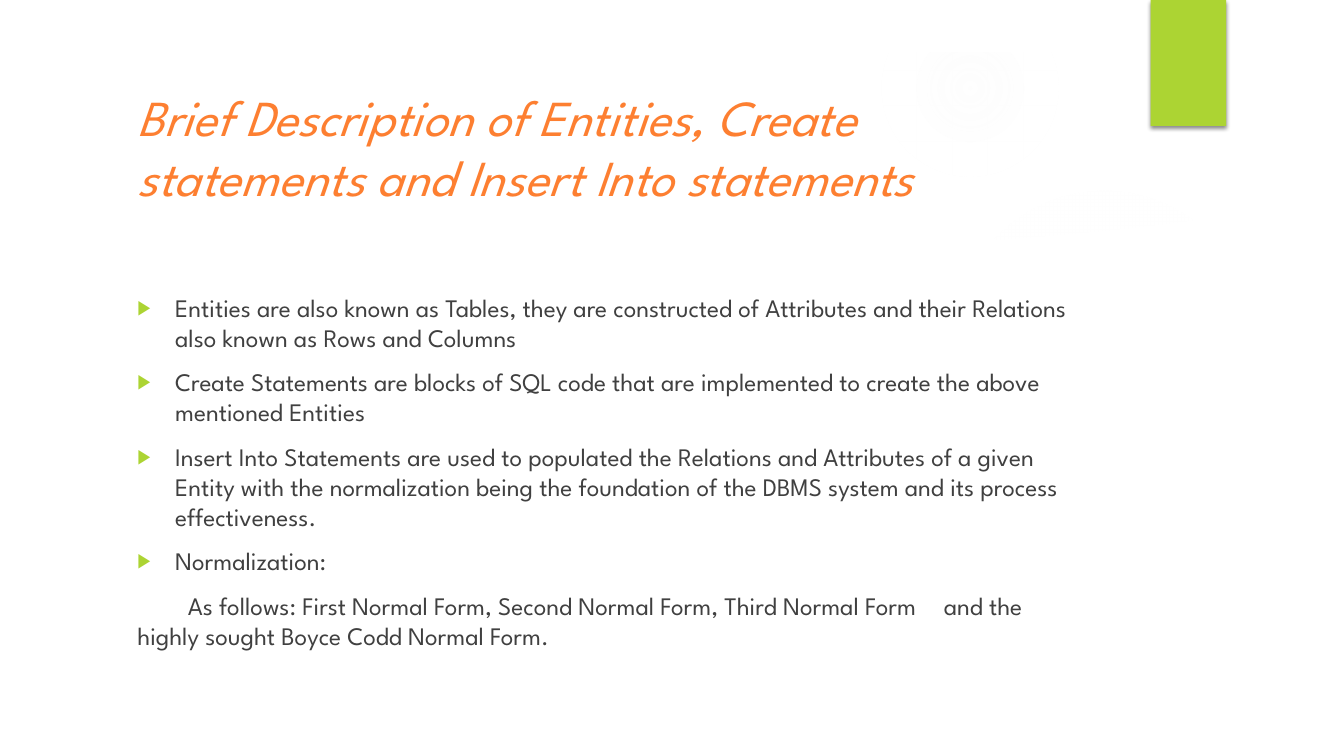
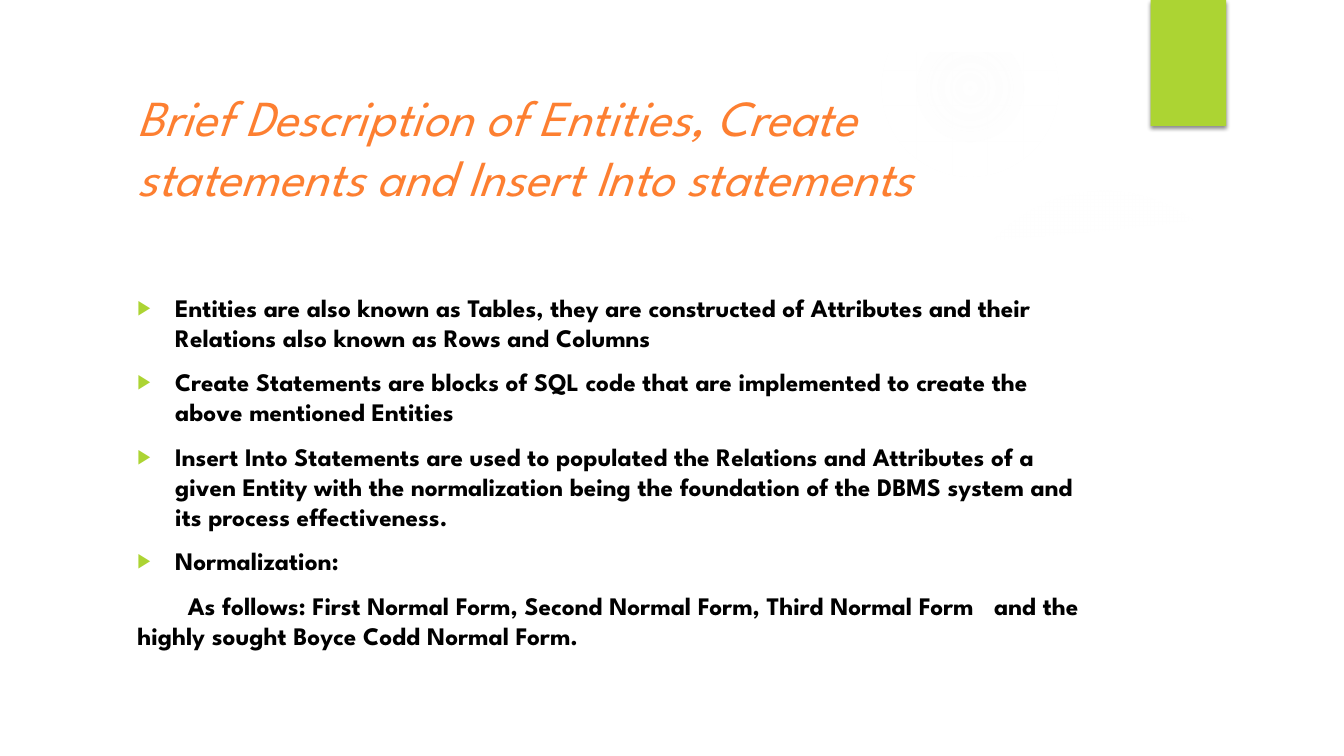
Before and after one commit to DannyPuckett/Database-repo-, a slide deck: slide 7 of FAIR FAST FARE DBMS FINAL PROJECT.pptx. Drawn at 1344x756 pixels with LibreOffice and Linux fonts; fonts in the diff are those of the drawing; background and template pictures are left out. Boxes give left, top, right and bottom in pixels: in the first picture for what was removed or moved away, otherwise in the second. Text is boxed around its words. In the diff, an @@ line names an element or a change of style, - is before the commit and + after.

Commit message:
Add files via upload
Completed Final DBMS Project

```diff
--- a/FAIR FAST FARE DBMS FINAL PROJECT.pptx
+++ b/FAIR FAST FARE DBMS FINAL PROJECT.pptx
@@ text "Entities are also known as ..." at [137,299,1079,651]: text colour #404040 to #000000, bold on @@
```
Also in this commit, not shown: 8 other slides changed, 9 slides added.
